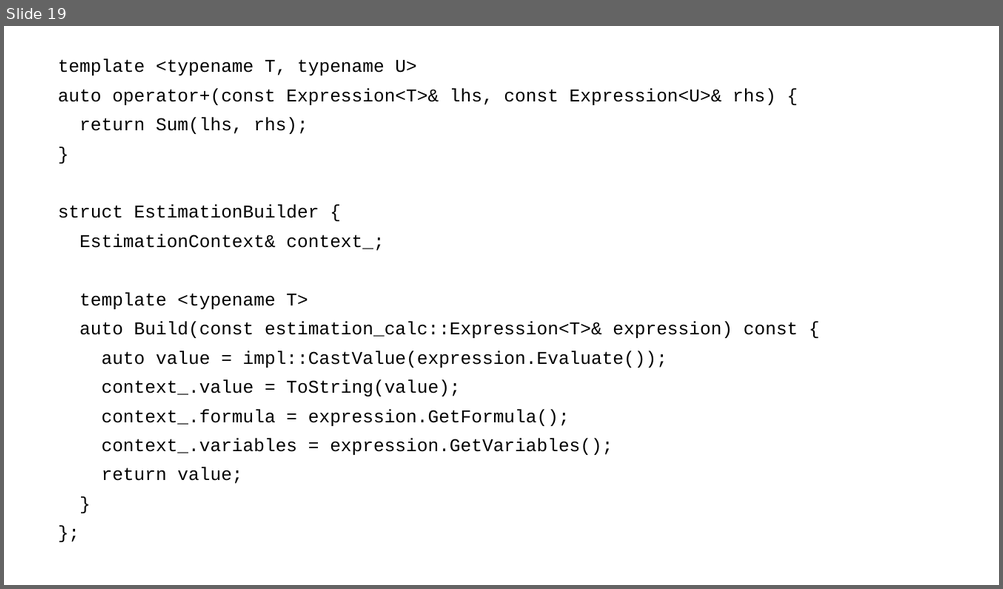
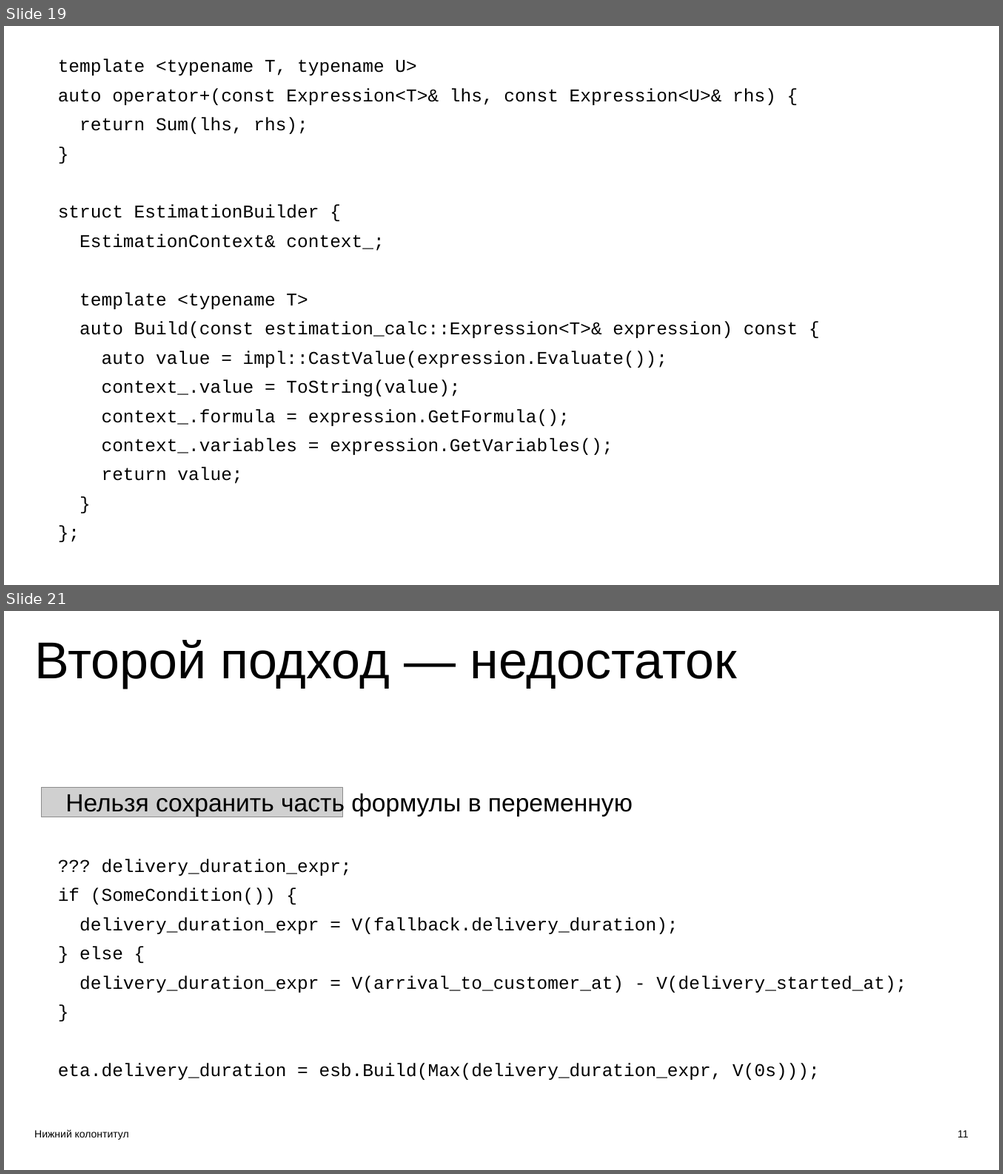
Before and after one commit to ishfb/zcc23, a slide deck: slides.pptx. Shown one above the other, each under a label of ours: slide 19 before the commit, slides 19 and 21 after it; the slides between them are not shown. The pictures are 1003x589 and 1003x1174 pixels, drawn with LibreOffice and Linux fonts; fonts in the diff are those of the drawing; grey boxes stand for pictures. Boxes give left, top, right and bottom in pixels: in the first picture for what was removed or moved away, otherwise in the second. Text is boxed around its words. In the diff, an @@ line names an element or a change of style, - is before the commit and + after.

```diff
--- a/slides.pptx
+++ b/slides.pptx
@@ slide 21 added at [4, 611, 999, 1170], background #FFFFFF @@
@@ text added at [35, 640, 737, 688], 75 pt, text #000000 @@
+Второй подход — недостаток
@@ picture added at [41, 787, 342, 817] @@
@@ text added at [65, 792, 632, 816], 36 pt, text #000000 @@
+Нельзя сохранить часть формулы в переменную
@@ text added at [58, 859, 906, 1080], 26.2 pt, text #000000 @@
+??? delivery_duration_expr;
+if (SomeCondition()) {
+delivery_duration_expr = V(fallback.delivery_duration);
+} else {
+delivery_duration_expr = V(arrival_to_customer_at) - V(delivery_started_at);
+}
+eta.delivery_duration = esb.Build(Max(delivery_duration_expr, V(0s)));
@@ text added at [34, 1130, 129, 1140], 15 pt, text #000000 @@
+Нижний колонтитул
@@ text added at [957, 1130, 968, 1138], 15 pt, text #000000 @@
+11
```
Also in this commit, not shown: 1 slide changed, 3 other slides added, 1 other file.
